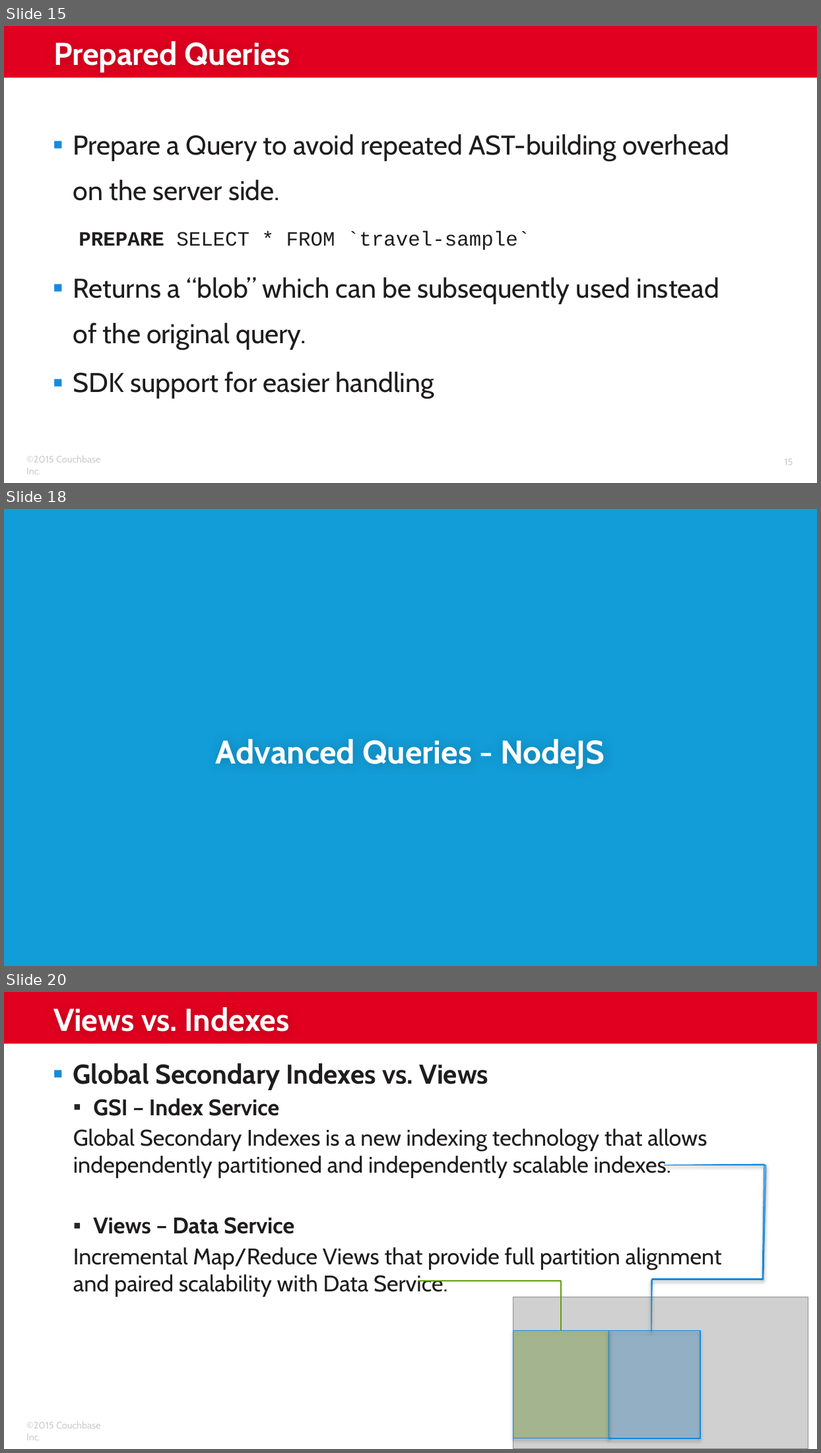
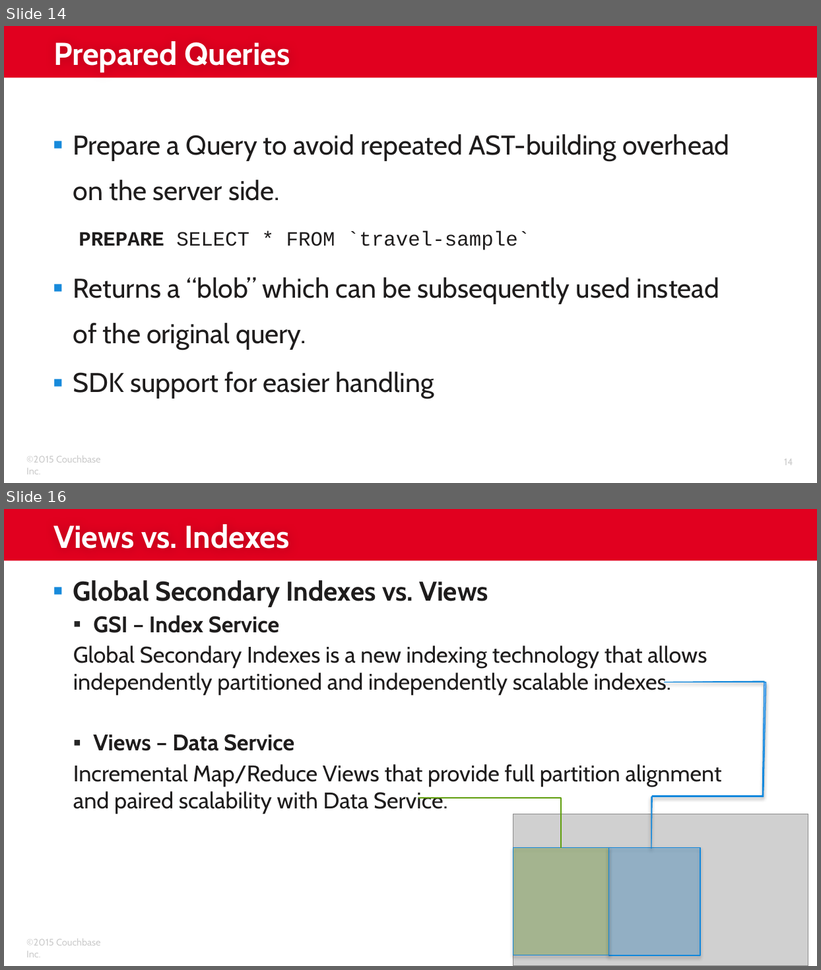
Before and after one commit to subalakr/workshop, a slide deck: server/presentations/07_N1QL Details.pptx. Shown one above the other, each under a label of ours: slides 15, 18 and 20 before the commit, slides 14 and 16 after it; the slides between them are not shown. The pictures are 821x1453 and 821x970 pixels, drawn with LibreOffice and Linux fonts; fonts in the diff are those of the drawing; grey boxes stand for pictures; background and template pictures are left out. Boxes give left, top, right and bottom in pixels: in the first picture for what was removed or moved away, otherwise in the second. Text is boxed around its words. In the diff, an @@ line names an element or a change of style, - is before the commit and + after.

```diff
--- a/server/presentations/07_N1QL Details.pptx
+++ b/server/presentations/07_N1QL Details.pptx
@@ slide 18 removed at [4, 509, 817, 966], background #129DD8 @@
@@ title removed at [216, 739, 605, 770] @@
-Advanced Queries - NodeJS
@@ what was slide 15 is now slide 14 @@
@@ page number at [784, 459, 793, 466]: text changed @@
-15
+14
@@ what was slide 20 is now slide 16 @@
```
Also in this commit, not shown: 2 slides changed, 3 other slides removed, 6 other files.
